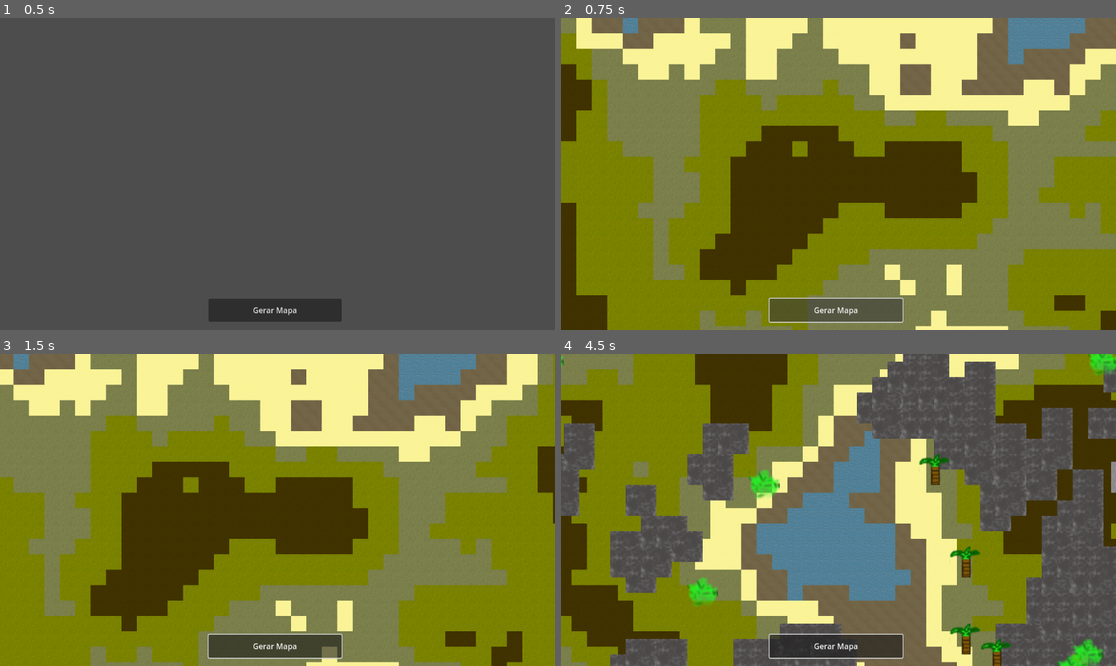
Above: before the commit, frames 1-4 (two rows, left to right).
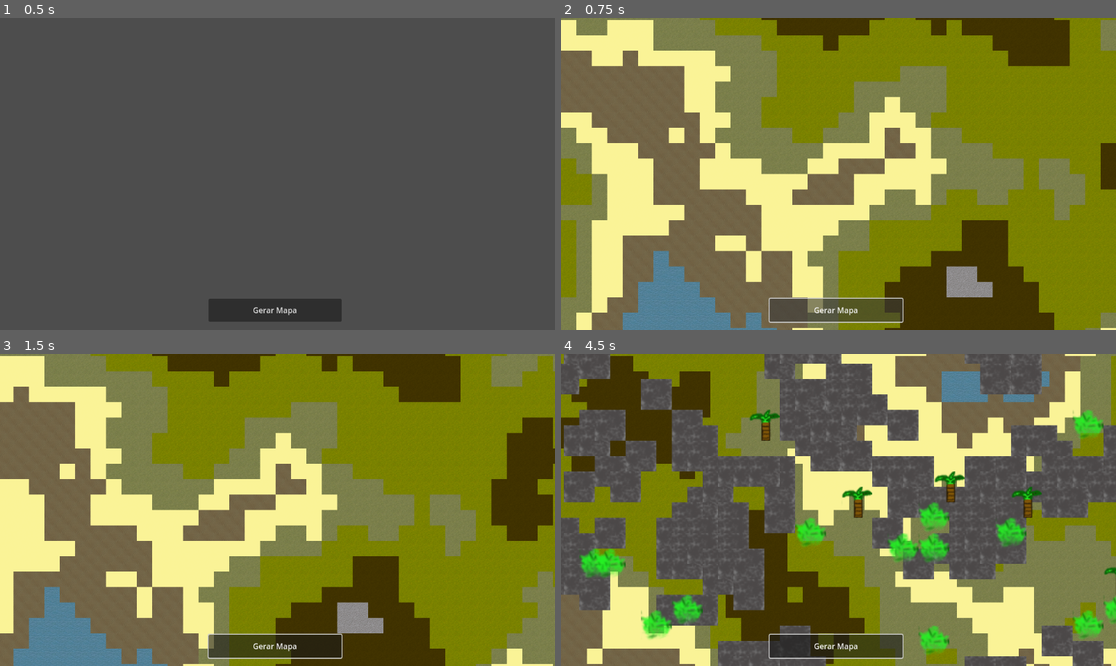
Above: after the commit, the same moments.

Repository: welltonsoaress/Project-RimWorld
Game: Godot game, scene res://Main.tscn
Same seed, same stepped clock (60 frames per second), same inputs: the game is played once before the commit and once after it.
Inputs (mouse positions are in pixels of both pictures, inside the frame that each line leads up to):
- Up to frame 1 (0.5 s): no input
- Up to frame 2 (0.75 s): click "Gerar Mapa" at 0.5 s
- Up to frame 3 (1.5 s): tap Enter (ui_accept) at 1.25 s; move the mouse to (399, 494) at 1.27 s; hold Right (ui_right) from 1.28 s (still down); click (399, 494) at 1.42 s
- Up to frame 4 (4.5 s): tap Enter (ui_accept) at 1.52, 2.27, 3.77 s; move the mouse to (727, 525) at 2.02 s; release Right (ui_right) at 2.03 s; hold Down (ui_down) 2.03-2.78 s; click (727, 525) at 2.17 s; move the mouse to (894, 441) at 2.77 s; hold Right (ui_right) 2.78-3.53 s; click (894, 441) at 2.92 s; move the mouse to (810, 572) at 3.52 s; hold Up (ui_up) 3.53-4.28 s; click (810, 572) at 3.67 s; move the mouse to (1005, 556) at 4.27 s; hold Left (ui_left) from 4.28 s (still down); click (1005, 556) at 4.42 s

Frame 1 is identical in both runs. In frame 2, 84% of the frame differs, in the area x 0-100%, y 0-100%; in frame 3, 83%; in frame 4, 82%.

Commit message:
atualização de camera aprimorada

Diff:
--- a/Main.tscn
+++ b/Main.tscn
@@ -1,7 +1,6 @@
-[gd_scene load_steps=22 format=4 uid="uid://dmbed5r85ggov"]
+[gd_scene load_steps=17 format=4 uid="uid://dmbed5r85ggov"]
 
 [ext_resource type="Script" uid="uid://bup8ox2b61s8g" path="res://main.gd" id="1_3dxm6"]
-[ext_resource type="Texture2D" uid="uid://bwruab0yfesnk" path="res://TileSets/terrain_tileset3.png" id="2_lgr22"]
 [ext_resource type="Texture2D" uid="uid://bk7vu31wtjn6j" path="res://TileSets/ResourcesTileSet.png" id="3_lgr22"]
 [ext_resource type="Texture2D" uid="uid://dojtyc5k1bjp0" path="res://mapData.png" id="4_c2ibq"]
 [ext_resource type="Script" uid="uid://2fqasvwv2i2s" path="res://resource_map.gd" id="4_trn2v"]
@@ -21,38 +20,6 @@
 shader_parameter/mapTilesCountY = 128.0
 shader_parameter/textureAtlas = ExtResource("11_j4qnp")
 shader_parameter/mapData = ExtResource("4_c2ibq")
-
-[sub_resource type="TileSetAtlasSource" id="TileSetAtlasSource_trn2v"]
-texture = ExtResource("2_lgr22")
-texture_region_size = Vector2i(32, 32)
-0:0/0 = 0
-1:0/0 = 0
-2:0/0 = 0
-3:0/0 = 0
-0:1/0 = 0
-1:1/0 = 0
-2:1/0 = 0
-
-[sub_resource type="TileSet" id="TileSet_epypp"]
-tile_size = Vector2i(32, 32)
-sources/0 = SubResource("TileSetAtlasSource_trn2v")
-
-[sub_resource type="TileSetAtlasSource" id="TileSetAtlasSource_5vvyt"]
-resource_name = "TerrainTileSet"
-texture = ExtResource("11_j4qnp")
-texture_region_size = Vector2i(32, 32)
-use_texture_padding = false
-0:0/0 = 0
-1:0/0 = 0
-2:0/0 = 0
-0:1/0 = 0
-1:1/0 = 0
-2:1/0 = 0
-3:0/0 = 0
-
-[sub_resource type="TileSet" id="TileSet_c6i3y"]
-tile_size = Vector2i(32, 32)
-sources/0 = SubResource("TileSetAtlasSource_5vvyt")
 
 [sub_resource type="GDScript" id="GDScript_20pc6"]
 script/source = "extends TileMapLayer
@@ -515,14 +482,12 @@
 script = ExtResource("9_03owx")
 
 [node name="Terrain" type="TileMap" parent="."]
-tile_set = SubResource("TileSet_epypp")
 rendering_quadrant_size = 32
 format = 2
 
 [node name="TerrainMap" type="TileMapLayer" parent="Terrain"]
 use_parent_material = true
 tile_map_data = PackedByteArray("AAAAAAAAAQACAAAAAAAAAAEAAQACAAEAAAAAAAIAAQACAAEAAAAAAAMAAQACAAEAAAAAAAQAAQACAAEAAAAAAA …(262064 unchanged characters)…
-tile_set = SubResource("TileSet_c6i3y")
 script = SubResource("GDScript_20pc6")
 
 [node name="Resource" type="TileMap" parent="."]
@@ -541,8 +506,6 @@
 script = ExtResource("5_03owx")
 
 [node name="Camera2D" type="Camera2D" parent="."]
-anchor_mode = 0
 script = ExtResource("7_lgr22")
-min_zoom = 0.1
 
 [connection signal="pressed" from="UI/GenerateButton" to="." method="_on_generate_button_pressed"]
--- a/Terrain_map.gd
+++ b/Terrain_map.gd
@@ -35,7 +35,7 @@
 @export var mountainThreshold := 0.85
 
 var noise: FastNoiseLite = null
-var isIsland: bool = false  # Variável de instância
+var isIsland: bool = false
 
 func _ready():
 	print("🌍 TerrainMap _ready() chamado")
@@ -53,48 +53,54 @@
 		await get_tree().process_frame
 		GenerateTerrain()
 
-# Criar TileSet automaticamente se não existir
+# Criar TileSet automaticamente usando APENAS textureAtlas.png
 func create_automatic_tileset():
+	print("🔧 Criando TileSet com textureAtlas.png...")
+
 	var new_tileset = TileSet.new()
 	var atlas_source = TileSetAtlasSource.new()
 
-	# Carrega a textura do atlas
+	# Carrega APENAS a textura textureAtlas.png
 	var texture_atlas = load("res://TileSets/textureAtlas.png")
 	if not texture_atlas:
-		print("❌ Falha ao carregar textureAtlas.png")
+		print("❌ ERRO: textureAtlas.png não encontrado em res://TileSets/")
+		print("❌ Verifique se o arquivo existe no caminho correto")
 		return
 
 	atlas_source.texture = texture_atlas
 	atlas_source.texture_region_size = Vector2i(32, 32)
 
-	print("✅ Textura carregada: ", texture_atlas.resource_path, " - Tamanho: ", texture_atlas.get_size())
-
-	# Atlas 4x4 (128x128 pixels, tiles de 32x32)
-	var tiles_per_row = 4
-	var tiles_per_col = 4
-
-	print("📊 Atlas: ", tiles_per_row, "x", tiles_per_col, " tiles (", tiles_per_row * tiles_per_col, " total)")
-
-	# Cria tiles automaticamente
-	for y in range(tiles_per_col):
-		for x in range(tiles_per_row):
-			if y >= 2:  # Só cria 2 linhas (8 tiles)
-				break
-
-			var atlas_coords = Vector2i(x, y)
+	print("✅ textureAtlas.png carregado: ", texture_atlas.get_size())
+
+	# textureAtlas.png é 4x4 = 128x128 pixels, tiles de 32x32
+	# Primeira linha (y=0): grama(0,0), grama_escura(1,0), terra(2,0), pedra(3,0)
+	# Segunda linha (y=1): água(0,1), areia_praia(1,1), areia_deserto(2,1), extra(3,1)
+
+	var tiles_to_create = [
+		Vector2i(0, 0),  # Grama
+		Vector2i(1, 0),  # Grama escura
+		Vector2i(2, 0),  # Terra
+		Vector2i(3, 0),  # Pedra
+		Vector2i(0, 1),  # Água
+		Vector2i(1, 1),  # Areia praia
+		Vector2i(2, 1),  # Areia deserto
+		Vector2i(3, 1)   # Extra (se existir)
+	]
+
+	for atlas_coords in tiles_to_create:
+		# Verifica se o tile está dentro dos limites da textura
+		var tile_pixel_x = atlas_coords.x * 32
+		var tile_pixel_y = atlas_coords.y * 32
+
+		if tile_pixel_x + 32 <= texture_atlas.get_width() and tile_pixel_y + 32 <= texture_atlas.get_height():
 			atlas_source.create_tile(atlas_coords)
-
-			# Cria região de textura para cada tile
-			var tile_data = atlas_source.get_tile_data(atlas_coords, 0)
-			if tile_data:
-				# Define propriedades básicas do tile se necessário
-				pass
-
-			print("🌍 Tile terrain criado: ", atlas_coords)
+			print("✅ Tile criado: ", atlas_coords)
+		else:
+			print("⚠️ Tile fora dos limites: ", atlas_coords)
 
 	new_tileset.add_source(atlas_source, 0)
 	tile_set = new_tileset
-	print("✅ TileSet criado automaticamente para terrain")
+	print("✅ TileSet criado automaticamente com textureAtlas.png")
 
 func GenerateTerrain():
 	print("🌍 Gerando terreno procedural...")
@@ -117,7 +123,7 @@
 		rng.set_seed(terrainSeed)
 		print("🌱 Usando semente fixa: ", terrainSeed)
 
-	# Usa a variável de instância diretamente
+	# Determina tipo de terreno
 	match terrainType:
 		"Ilha":
 			isIsland = true
@@ -153,6 +159,7 @@
 				var dist = sqrt(dx * dx + dy * dy)
 				height *= clamp(1.0 - dist, 0.0, 1.0)
 
+			# Mapeamento direto para textureAtlas.png (4x4 grid)
 			var atlas_coord = Vector2i(0, 1)  # Água por padrão
 			var tile_id = 4  # Água (índice 4 no atlas)
 
--- a/camera_2d.gd
+++ b/camera_2d.gd
@@ -4,6 +4,18 @@
 @export var zoom_speed: float = 0.1
 @export var min_zoom: float = 0.5
 @export var max_zoom: float = 2.0
+
+# Configurações do mapa
+var map_width = 128
+var map_height = 128
+var tile_size = 32
+var boundary_margin = 500.0  # Pixels extras além do mapa
+
+func _ready():
+	# Centraliza a câmera no meio do mapa apenas na inicialização
+	var map_center_x = (map_width * tile_size) / 2.0
+	var map_center_y = (map_height * tile_size) / 2.0
+	position = Vector2(map_center_x, map_center_y)
 
 func _process(delta):
 	var input_vector = Vector2.ZERO
@@ -20,14 +32,64 @@
 
 	position += input_vector.normalized() * move_speed * delta
 
+	# Aplica limites à posição da câmera
+	apply_camera_limits()
+
 func _unhandled_input(event):
 	if event is InputEventMouseButton and event.button_index == MOUSE_BUTTON_WHEEL_DOWN:
-		zoom_camera(-zoom_speed)
+		zoom_camera(-zoom_speed, event.position)
 	elif event is InputEventMouseButton and event.button_index == MOUSE_BUTTON_WHEEL_UP:
-		zoom_camera(zoom_speed)
+		zoom_camera(zoom_speed, event.position)
 
-func zoom_camera(amount):
+func zoom_camera(amount, mouse_viewport_pos):
+	var old_zoom = zoom
 	var new_zoom = zoom + Vector2(amount, amount)
 	new_zoom.x = clamp(new_zoom.x, min_zoom, max_zoom)
 	new_zoom.y = clamp(new_zoom.y, min_zoom, max_zoom)
-	zoom = new_zoom
+
+	# Se o zoom mudou de fato
+	if new_zoom != old_zoom:
+		# CORREÇÃO: Converte posição do mouse no viewport para coordenadas do mundo
+		# Considera o tamanho real do viewport e o zoom atual
+		var viewport_size = get_viewport().get_visible_rect().size
+		var viewport_center = viewport_size / 2.0
+
+		# Calcula offset do mouse em relação ao centro do viewport
+		var mouse_offset_from_center = mouse_viewport_pos - viewport_center
+
+		# Converte esse offset para coordenadas do mundo considerando o zoom atual
+		var world_offset_before = mouse_offset_from_center / old_zoom
+		var world_offset_after = mouse_offset_from_center / new_zoom
+
+		# Calcula a diferença que precisa ser compensada
+		var world_offset_difference = world_offset_before - world_offset_after
+
+		# Aplica o novo zoom
+		zoom = new_zoom
+
+		# Ajusta a posição da câmera para manter o ponto do mouse fixo
+		position += world_offset_difference
+
+		# Aplica limites após o zoom
+		apply_camera_limits()
+
+func apply_camera_limits():
+	# CORREÇÃO: Calcula limites considerando o viewport real da câmera
+	var viewport_size = get_viewport().get_visible_rect().size
+	var camera_half_width = (viewport_size.x / zoom.x) / 2.0
+	var camera_half_height = (viewport_size.y / zoom.y) / 2.0
+
+	# Tamanho total do mapa em pixels
+	var map_pixel_width = map_width * tile_size  # 4096
+	var map_pixel_height = map_height * tile_size  # 4096
+
+	# Define limites: câmera pode ir até boundary_margin além do mapa
+	# mas considerando que a câmera tem um "tamanho" baseado no zoom
+	var min_x = -boundary_margin + camera_half_width
+	var max_x = map_pixel_width + boundary_margin - camera_half_width
+	var min_y = -boundary_margin + camera_half_height
+	var max_y = map_pixel_height + boundary_margin - camera_half_height
+
+	# Aplica os limites CORRIGIDOS
+	position.x = clamp(position.x, min_x, max_x)
+	position.y = clamp(position.y, min_y, max_y)
Binary file removed: blendImageA.png
Not shown, removed: blendImageA.png.import
Binary file changed: mapData.png
